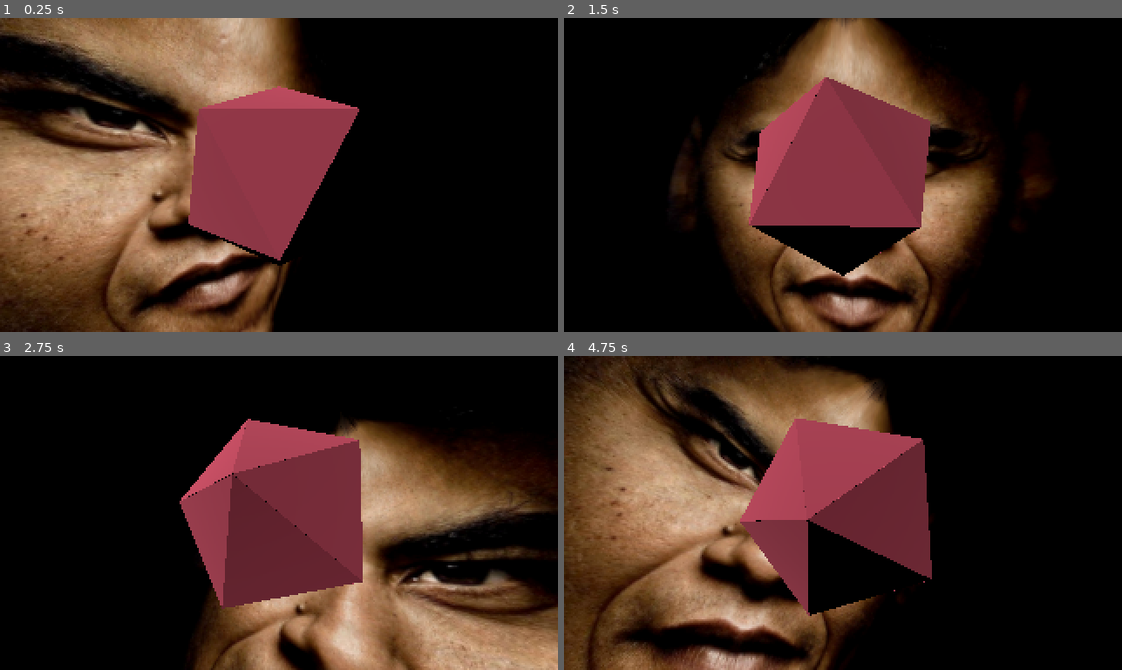
Above: before the commit, frames 1-4 (two rows, left to right).
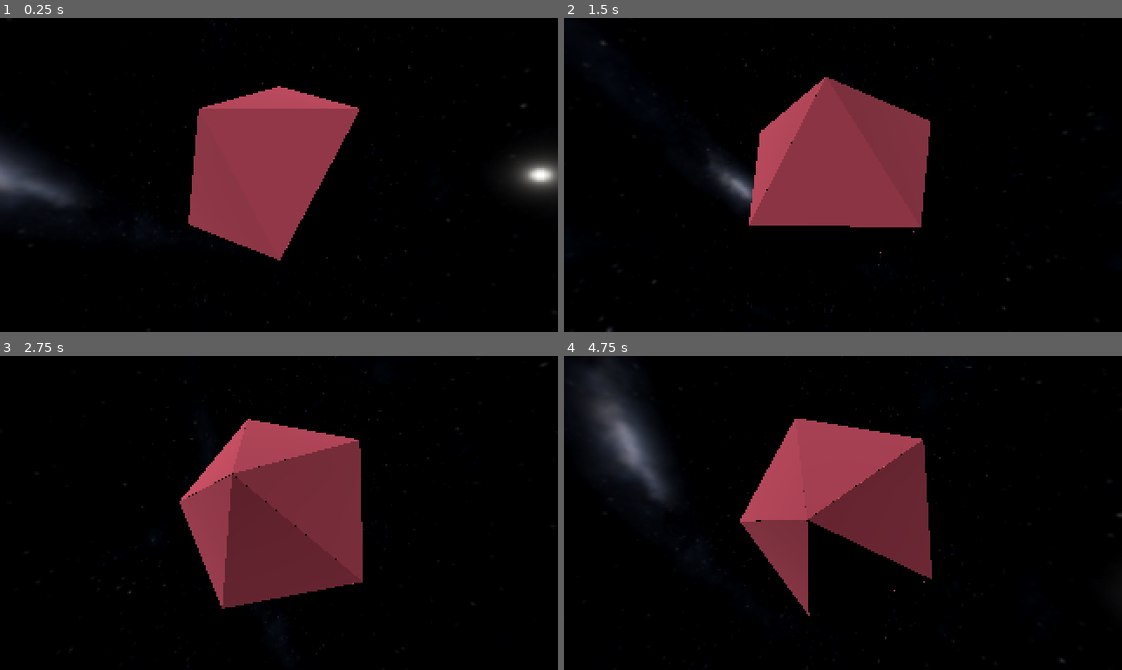
Above: after the commit, the same moments.

Repository: SleepyToast/red-cosmos
Game: Godot game, scene res://world.tscn
Two runs of this game, one before a commit and one after it. Both use one fixed random seed, a clock stepped at 60 frames per second and the inputs below.
Inputs:
- Up to frame 1 (0.25 s): no input
- Up to frame 2 (1.5 s): tap Enter at 0.5 s; hold Right (right) 0.53-1.28 s; hold Down (down) from 1.28 s (still down)
- Up to frame 3 (2.75 s): release Down (down) at 2.03 s; hold Right (right) from 2.03 s (still down)
- Up to frame 4 (4.75 s): release Right (right) at 2.78 s; hold Up (up) 2.78-3.53 s; hold Left (left) from 3.53 s (still down)

The runs differ from the first frame. In frame 1, 39% of the frame differs, in the area x 0-100%, y 0-100%; in frame 2, 23%; in frame 3, 28%; in frame 4, 38%.

Commit message:
Added skysphere textures

Diff:
--- a/planet.tscn
+++ b/planet.tscn
@@ -1,12 +1,10 @@
 [gd_scene format=3 uid="uid://bweqymn0dtv0i"]
 
 [ext_resource type="Script" uid="uid://cynxui5iprckb" path="res://scripts/planet.gd" id="1_mtr83"]
-[ext_resource type="Texture2D" uid="uid://cshui41024u22" path="res://backgrounds/obama.jpg" id="2_a75xc"]
 [ext_resource type="PackedScene" uid="uid://dqjg2rn03jav" path="res://plot.tscn" id="2_mtr83"]
 
 [sub_resource type="StandardMaterial3D" id="StandardMaterial3D_a75xc"]
 shading_mode = 0
-albedo_texture = ExtResource("2_a75xc")
 
 [sub_resource type="SphereMesh" id="SphereMesh_mtr83"]
 material = SubResource("StandardMaterial3D_a75xc")
@@ -17,7 +15,7 @@
 [node name="Planet" type="Node3D" unique_id=190085126]
 script = ExtResource("1_mtr83")
 
-[node name="Skybox" type="MeshInstance3D" parent="." unique_id=869244312]
+[node name="Skysphere" type="MeshInstance3D" parent="." unique_id=869244312]
 mesh = SubResource("SphereMesh_mtr83")
 
 [node name="Plots" type="Node3D" parent="." unique_id=392643573]
--- a/scripts/planet.gd
+++ b/scripts/planet.gd
@@ -1,6 +1,11 @@
 extends Node3D
 
-@onready var plots = get_node("Plots")
+@onready var _plots = get_node("Plots")
+@onready var _skysphere : MeshInstance3D = get_node("Skysphere")
+
+func set_skysphere(texture : Texture2D) -> void:
+	_skysphere.mesh.material.albedo_texture = texture
+
 
 # sets the color of the plots, and thus the planet
 func set_color(color : Color) -> void:
@@ -9,7 +14,7 @@
 	material.albedo_color = color
 
 	# set each child
-	for child : CSGPolygon3D in plots.get_children():
+	for child : CSGPolygon3D in _plots.get_children():
 		child.set_material(material)
 
 
--- a/scripts/world.gd
+++ b/scripts/world.gd
@@ -5,3 +5,4 @@
 
 func _ready() -> void:
 	planet.set_color(Color("b13e53"))
+	planet.set_skysphere(load("res://backgrounds/white_star.png"))
--- a/world.tscn
+++ b/world.tscn
@@ -13,7 +13,7 @@
 current = true
 fov = 90.0
 size = 0.1
-far = 20.0
+far = 10000.0
 
 [node name="Planet" parent="." unique_id=190085126 instance=ExtResource("1_f3sb7")]
 transform = Transform3D(1, 0, 0, 0, 1, 0, 0, 0, 1, 0.013757229, -1.1920929e-07, -0.0011177063)
Binary file removed: backgrounds/black_stars.jpg
Binary file removed: backgrounds/obama.jpg
Binary file added: backgrounds/red_star.png
Not shown, changed: backgrounds/red_star.png.import
Binary file added: backgrounds/white_dwarf.png
Not shown, changed: backgrounds/white_dwarf.png.import
Binary file added: backgrounds/white_star.png
Not shown, added: backgrounds/white_star.png.import
